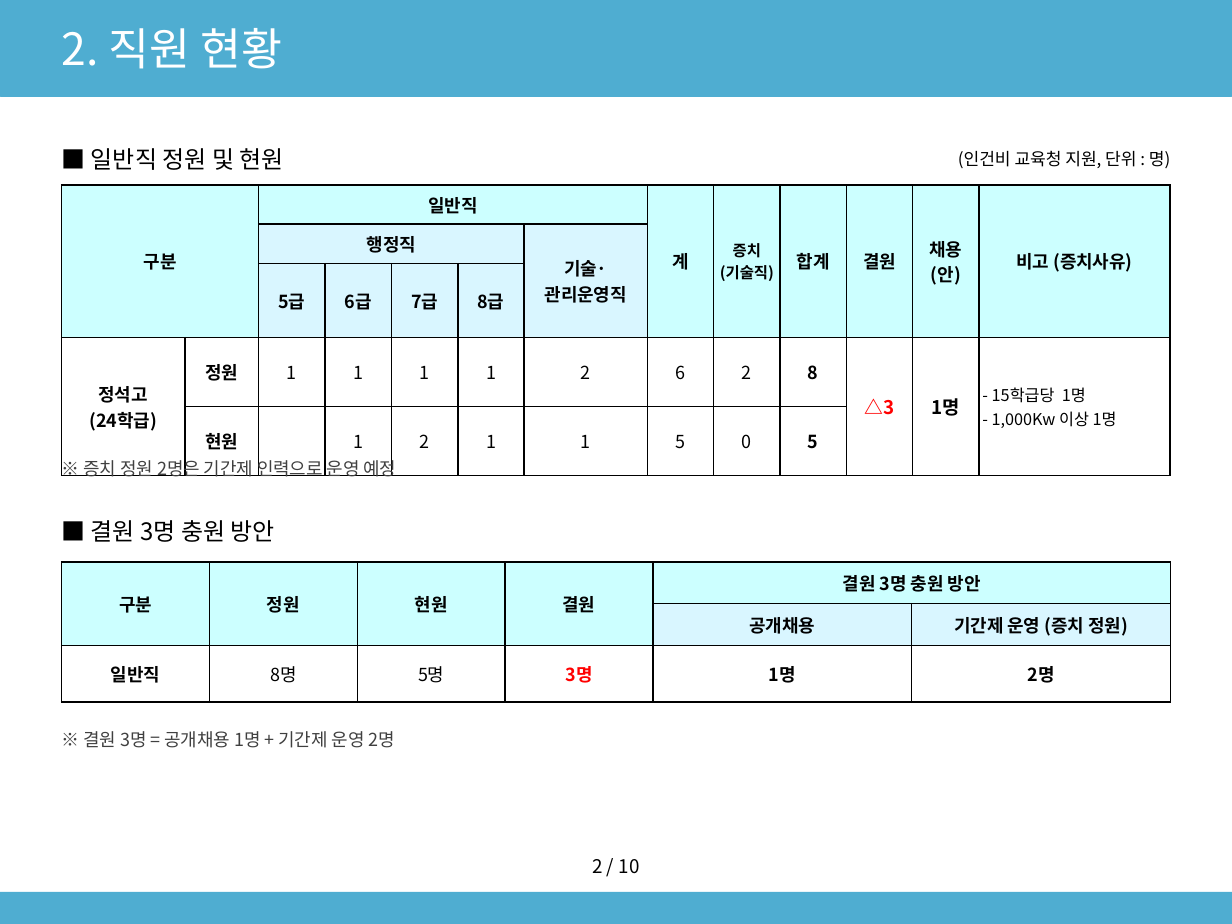
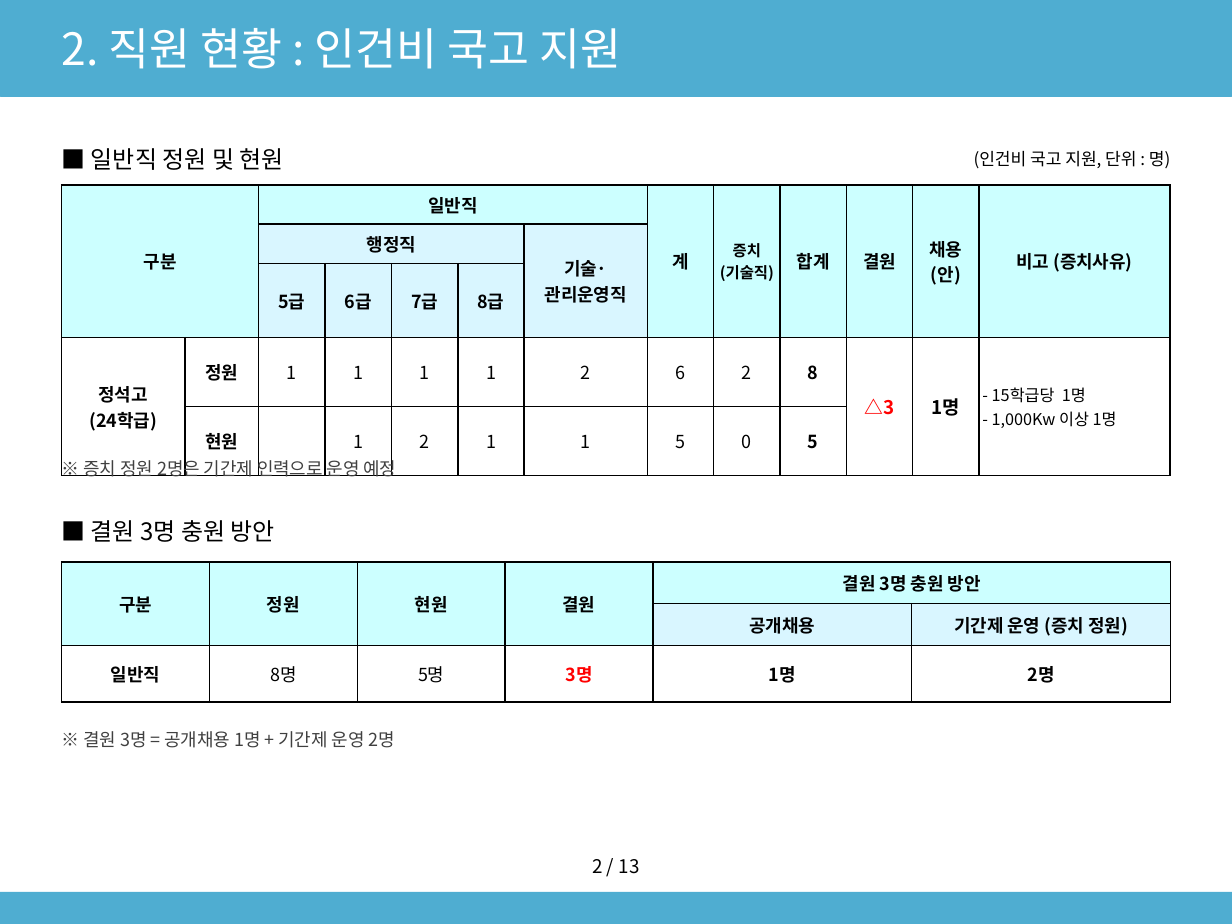
Before and after one commit to sogood459-max/miracle-guy, a slide deck: slide 4 of docs/2027년_사무직원_채용계획안.pptx. Drawn at 1232x924 pixels with LibreOffice and Linux fonts; fonts in the diff are those of the drawing. Boxes give left, top, right and bottom in pixels: in the first picture for what was removed or moved away, otherwise in the second. Text is boxed around its words. In the diff, an @@ line names an element or a change of style, - is before the commit and + after.

```diff
--- a/docs/2027년_사무직원_채용계획안.pptx
+++ b/docs/2027년_사무직원_채용계획안.pptx
@@ text at <box>62,28,621,69</box>: text changed @@
-2. 직원 현황
+2. 직원 현황 : 인건비 국고 지원
@@ text at <box>974,151,1170,168</box>: text changed @@
-(인건비 교육청 지원, 단위 : 명)
+(인건비 국고 지원, 단위 : 명)
@@ text at <box>592,859,640,874</box>: text changed @@
-2 / 10
+2 / 13
```
Also in this commit, not shown: 10 other slides changed, 3 slides added, 1 other file.
